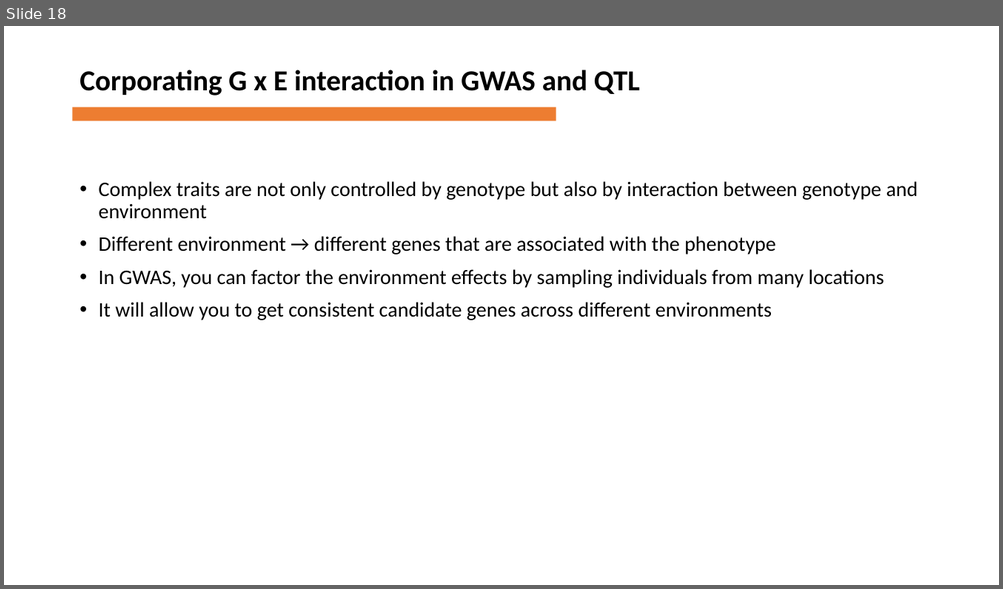
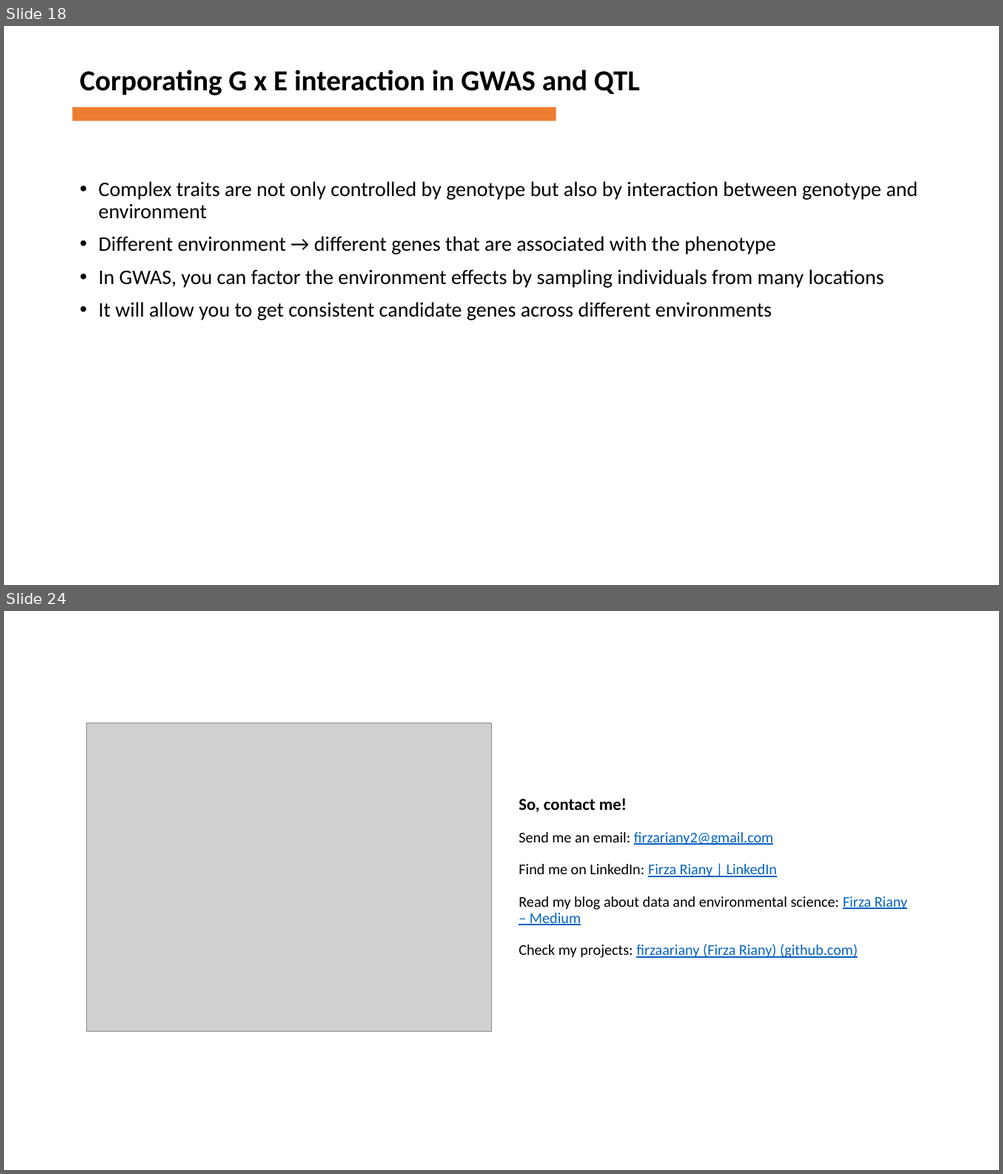
Before and after one commit to firzaariany/Course_Tree_improvement, a slide deck: Advances in quantitative genetics.pptx. Shown one above the other, each under a label of ours: slide 18 before the commit, slides 18 and 24 after it; the slides between them are not shown. The pictures are 1003x589 and 1003x1174 pixels, drawn with LibreOffice and Linux fonts; fonts in the diff are those of the drawing; grey boxes stand for pictures. Boxes give left, top, right and bottom in pixels: in the first picture for what was removed or moved away, otherwise in the second. Text is boxed around its words. In the diff, an @@ line names an element or a change of style, - is before the commit and + after.

```diff
--- a/Advances in quantitative genetics.pptx
+++ b/Advances in quantitative genetics.pptx
@@ slide 24 added at bbox=[4, 611, 999, 1170], background #FFFFFF @@
@@ picture added at bbox=[86, 723, 491, 1031] @@
@@ title added at bbox=[518, 798, 907, 958], 14.4 pt, text #000000 @@
+So, contact me!
+Send me an email: firzariany2@gmail.com
+Find me on LinkedIn: Firza Riany | LinkedIn
+Read my blog about data and environmental science: Firza Riany – Medium
+Check my projects: firzaariany (Firza Riany) (github.com)
```
Also in this commit, not shown: 4 slides changed, 4 other slides added, 1 slide removed, 1 other file.
